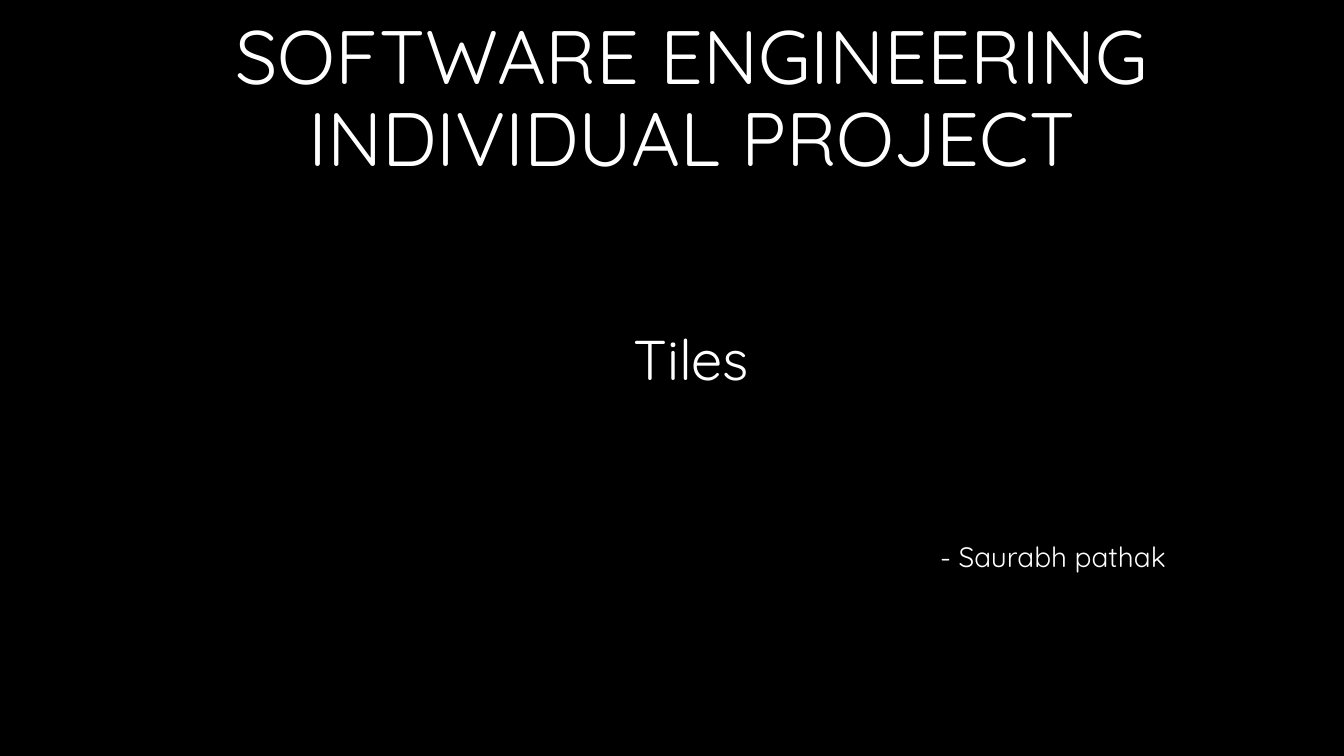
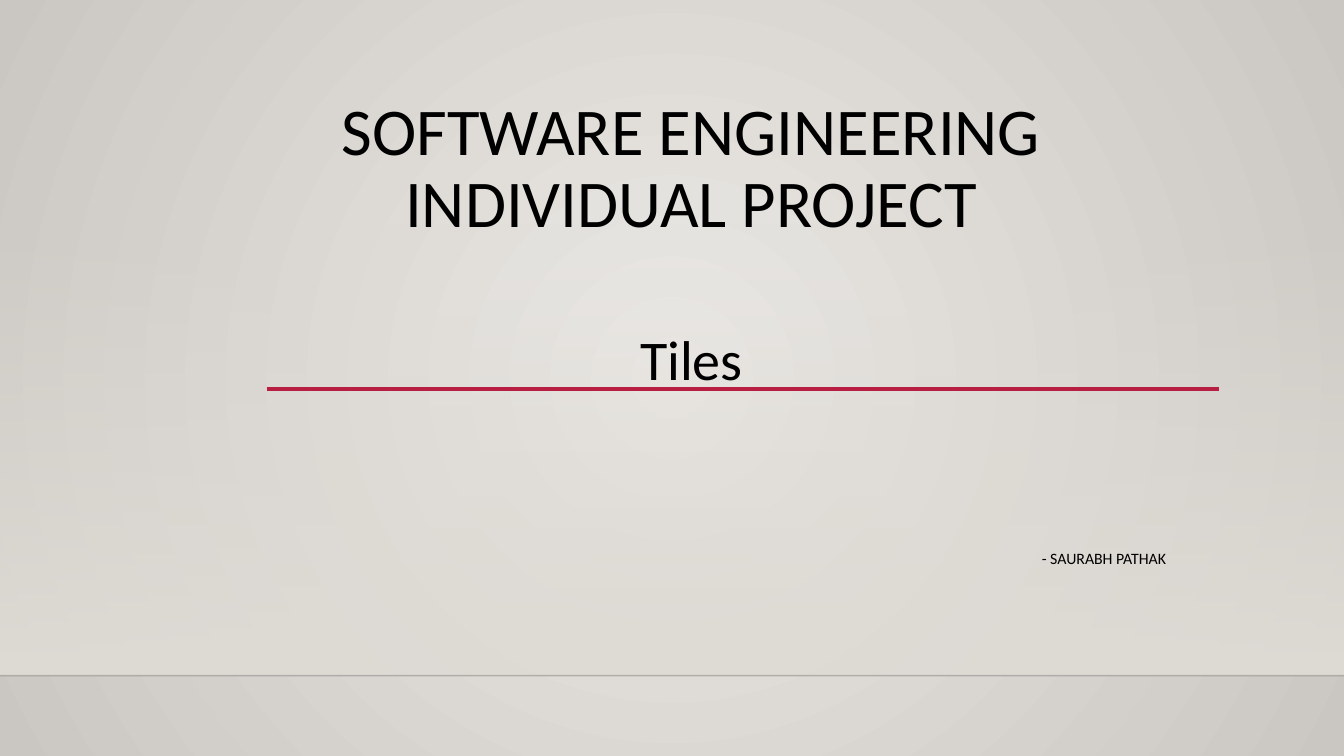
Before and after one commit to saurabhkpathak/CS7059-Tiles, a slide deck: slide 1 of Tiles - Presentation 1.pptx. Drawn at 1344x756 pixels with LibreOffice and Linux fonts; fonts in the diff are those of the drawing; background and template pictures are left out. Boxes give left, top, right and bottom in pixels: in the first picture for what was removed or moved away, otherwise in the second. Text is boxed around its words. In the diff, an @@ line names an element or a change of style, - is before the commit and + after.

```diff
--- a/Tiles - Presentation 1.pptx
+++ b/Tiles - Presentation 1.pptx
@@ background #000000 to gradient #ECEAE7 to #CAC7C1 @@
@@ title "SOFTWARE ENGINEERING INDIVIDUAL PROJECT": place and size @@
-title "SOFTWARE ENGINEERING INDIVIDUAL PROJECT" at box(235, 30, 1147, 167)
+title "SOFTWARE ENGINEERING INDIVIDUAL PROJECT" at box(342, 111, 1040, 228)
@@ title "SOFTWARE ENGINEERING INDIVIDUAL PROJECT" at box(342, 111, 1040, 228): size 54 to 47.7 pt, font Quicksand to Calibri, text colour #FFFFFF to #000000 @@
@@ rectangle added at box(0, 223, 1344, 676), fill gradient #DFDBD5 @@
@@ text "Tiles" at box(640, 341, 743, 391): font Quicksand to Calibri, text colour #FFFFFF to #000000 @@
@@ line added from (266, 389) to (1219, 389), #B71E42 2.5 pt @@
@@ subtitle at box(1050, 553, 1166, 564): text changed; size 20 to 11.2 pt; font Quicksand to Calibri; text colour #FFFFFF to #000000 @@
-- Saurabh pathak
+- SAURABH PATHAK
@@ line added from (0, 676) to (1344, 676), #000001 1 pt @@
```
Also in this commit, not shown: 1 other slide changed, 8 slides added, 1 slide removed.
